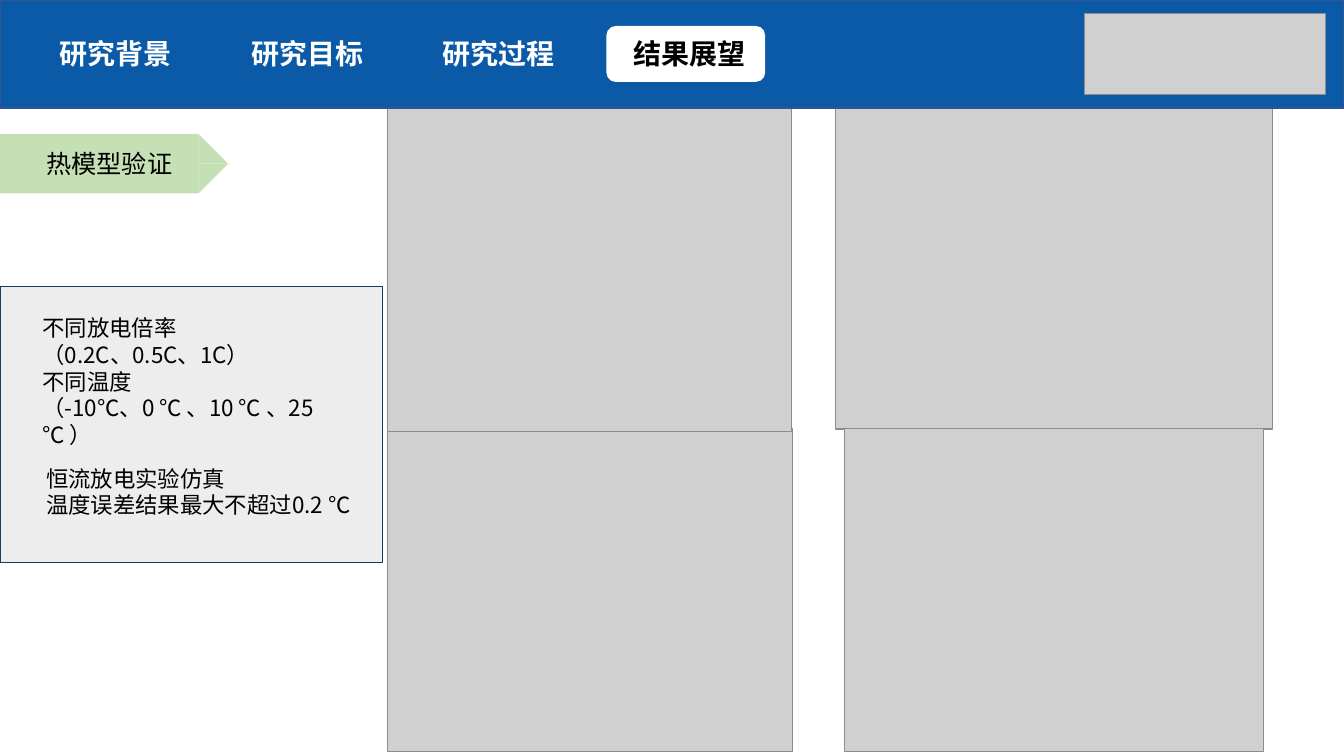
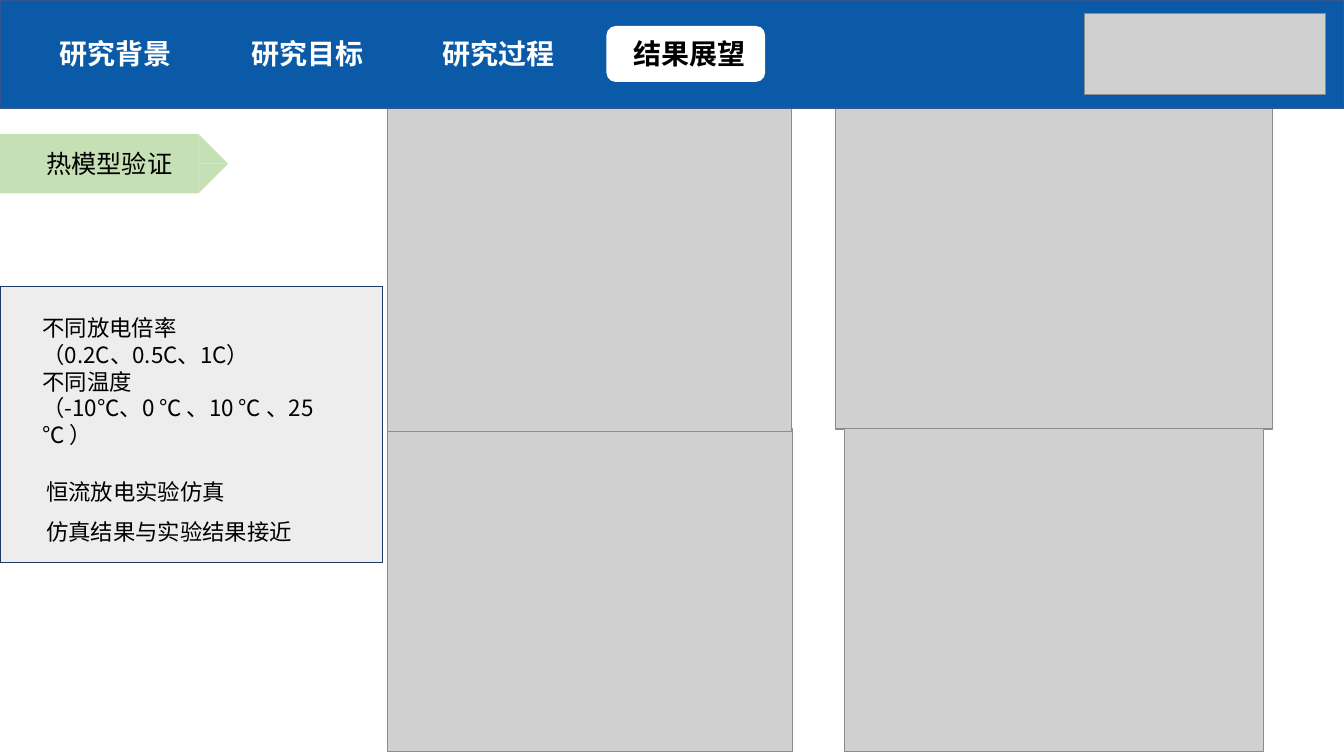
Before and after one commit to SudaSoda/Graduation-Design, a slide deck: slide 14 of Output/毕设答辩_赵杰_1452047.pptx. Drawn at 1344x756 pixels with LibreOffice and Linux fonts; fonts in the diff are those of the drawing; grey boxes stand for pictures. Boxes give left, top, right and bottom in pixels: in the first picture for what was removed or moved away, otherwise in the second. Text is boxed around its words. In the diff, an @@ line names an element or a change of style, - is before the commit and + after.

```diff
--- a/Output/毕设答辩_赵杰_1452047.pptx
+++ b/Output/毕设答辩_赵杰_1452047.pptx
@@ text at (46, 481, 225, 502): line spacing 1 to 1.5 @@
@@ text at (46, 521, 292, 542): text changed @@
-温度误差结果最大不超过0.2 ℃
+仿真结果与实验结果接近
```
Also in this commit, not shown: 10 other slides changed, 16 other files.
